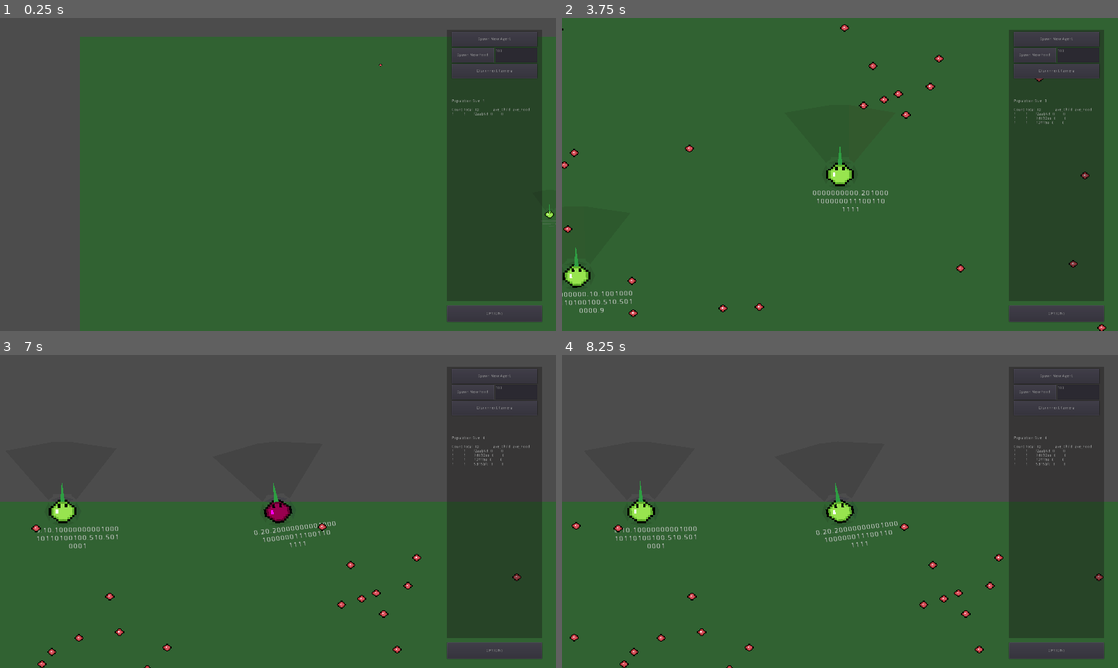
Above: before the commit, frames 1-4 (two rows, left to right).
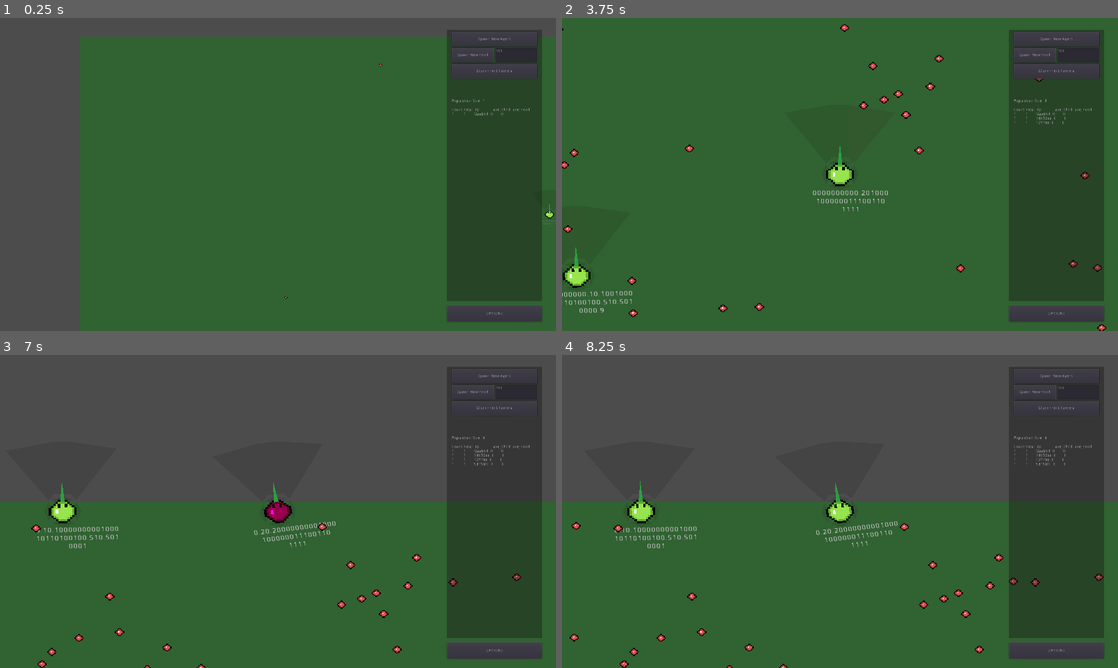
Above: after the commit, the same moments.

Repository: VincentRagusa/AntFarm
Game: Godot game, scene res://World.tscn
Two runs of this game, one before a commit and one after it. Both use one fixed random seed, a clock stepped at 60 frames per second and the inputs below.
Inputs (mouse positions are in pixels of both pictures, inside the frame that each line leads up to):
- Up to frame 1 (0.25 s): no input
- Up to frame 2 (3.75 s): click "Spawn New Agent" at 0.5 s; click "Spawn New Agent" at 1.25 s; click "Spawn New Food" at 2 s; click "Spawn New Food" at 2.75 s; click (1112, 105) at 3.52 s
- Up to frame 3 (7 s): click (278, 511) at 4.27 s; click "Spawn New Agent" at 5 s; click "Spawn New Food" at 5.75 s; click (278, 511) at 6.52 s
- Up to frame 4 (8.25 s): tap Enter (ui_accept) at 7.25, 7.52 s; move the mouse to (962, 495) at 7.27 s; tap Middle mouse button (drag) at 7.35 s; move the mouse to (728, 527) at 8.02 s; tap Mouse wheel up (zoom_in) at 8.1 s

The runs differ from the first frame. In frame 1, less than 0.1% of the frame differs, in the area x 51-52%, y 88-90%; in frame 2, less than 0.1%; in frame 3, less than 0.1%; in frame 4, less than 0.1%, in the area x 39-86%, y 71-100%.

Commit message:
bugfixes in genome and other minor changes to support danger spike

Diff:
--- a/AgentManager.gd
+++ b/AgentManager.gd
@@ -75,10 +75,6 @@
 	var bfoods:Array = b[1][3]
 
 	if (alife > 0) == (blife > 0): #both alive or both dead (sort groups)
-#		var ma = mean(aoffs)
-#		var mb = mean(boffs)
-		var ma = atot #these replace the mean for alternative sort
-		var mb = btot
 
 		#this helper function lets you handle ties with ifs
 		var comp = compareWithNull(alife,blife)
--- a/Brain.gd
+++ b/Brain.gd
@@ -70,7 +70,7 @@
 		else:
 			return 0.0
 	else:
-		print("Error in MarkovBrain.gateLogic()")
+		print("Error in MarkovBrain.gateLogic()! Logic ",l," is not defined.")
 		return -1.0
 
 
--- a/FoodManager.tscn
+++ b/FoodManager.tscn
@@ -8,5 +8,5 @@
 Food = ExtResource( 2 )
 
 [node name="spawnTimer" type="Timer" parent="."]
-wait_time = 0.06
+wait_time = 0.04
 one_shot = true
--- a/Genome.gd
+++ b/Genome.gd
@@ -41,7 +41,6 @@
 				var from:int = rng.randi_range(0,GENOME_LENGTH-1)
 				var length:int = rng.randi_range(1,GENOME_LENGTH)
 				var to:int = rng.randi_range(0,GENOME_LENGTH-1)
-				var holder:Array = []
 				for offset in range(from,from+length):
 					newSites[(to+offset)%GENOME_LENGTH] = sites[(from+offset)%GENOME_LENGTH]
 	return newSites
